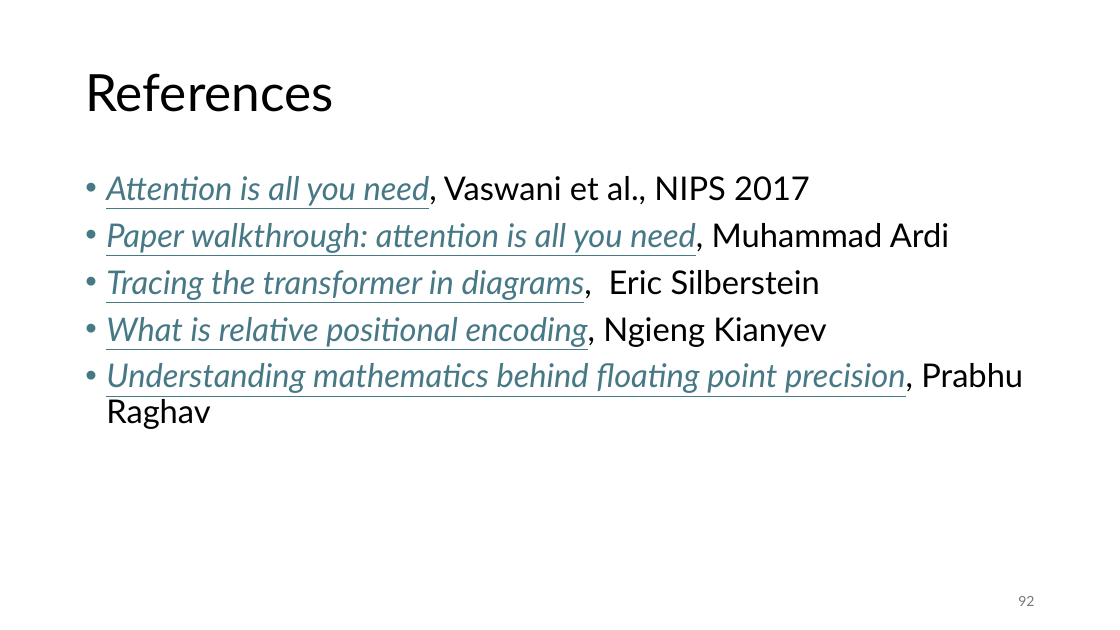
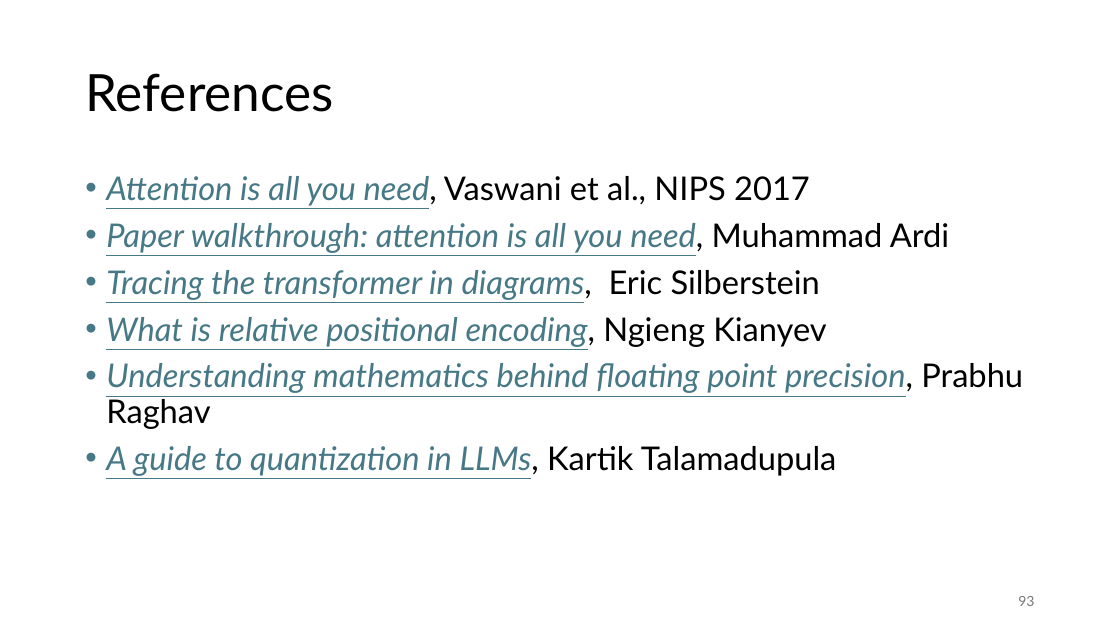
Before and after one commit to gjbex/Deploying-LLMs-locally, a slide deck: slide 93 of local_LLMs.pptx (slide 92 before the commit). Drawn at 1120x630 pixels with LibreOffice and Linux fonts; fonts in the diff are those of the drawing. Boxes give left, top, right and bottom in pixels: in the first picture for what was removed or moved away, otherwise in the second. Text is boxed around its words. In the diff, an @@ line names an element or a change of style, - is before the commit and + after.

Commit message:
Add slide on k-quant

```diff
--- a/local_LLMs.pptx
+++ b/local_LLMs.pptx
@@ text at box(106, 446, 837, 476): paragraph added @@
+• A guide to quantization in LLMs, Kartik Talamadupula
@@ page number at box(1018, 596, 1034, 606): text changed @@
-92
+93
```
Also in this commit, not shown: 2 other slides changed, 1 slide added.
